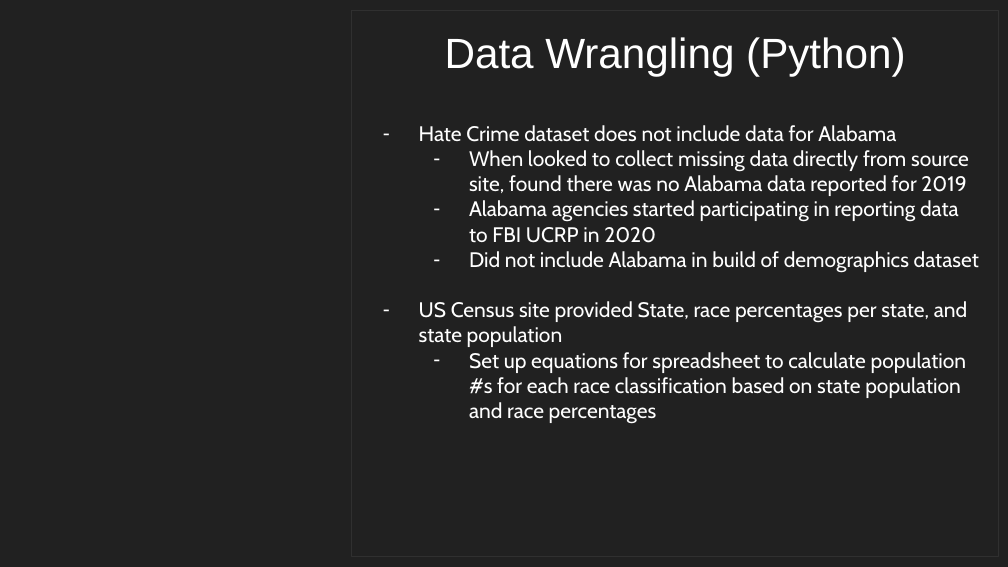
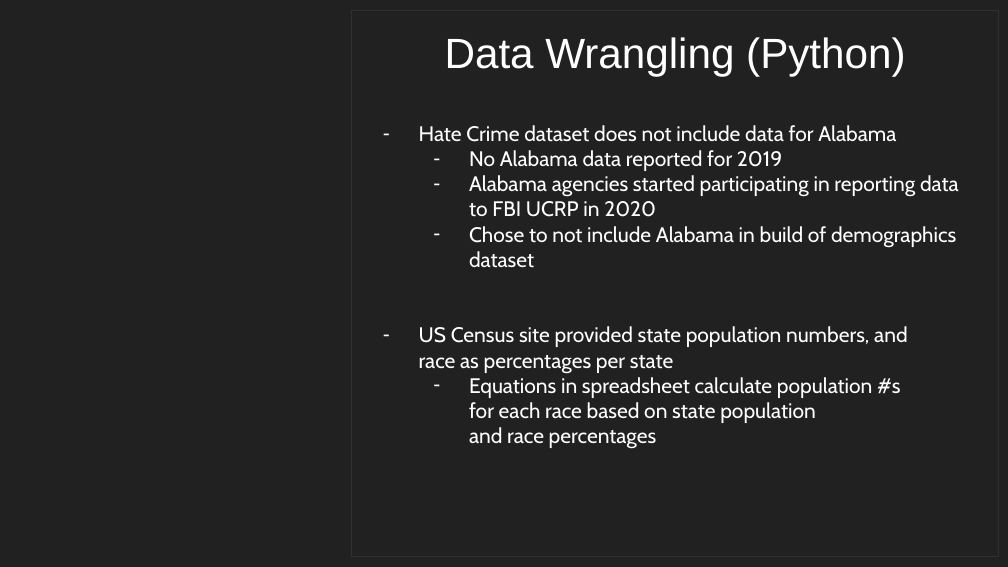
Before and after one commit to atamara/CrimeStatistics, a slide deck: slide 4 of Media Files/FINAL PROJECT - DATA SCIENCE.pptx. Drawn at 1008x567 pixels with LibreOffice and Linux fonts; fonts in the diff are those of the drawing; background and template pictures are left out. Boxes give left, top, right and bottom in pixels: in the first picture for what was removed or moved away, otherwise in the second. Text is boxed around its words. In the diff, an @@ line names an element or a change of style, - is before the commit and + after.

```diff
--- a/Media Files/FINAL PROJECT - DATA SCIENCE.pptx
+++ b/Media Files/FINAL PROJECT - DATA SCIENCE.pptx
@@ text at bbox=[469, 150, 782, 171]: text changed @@
-  – When looked to collect missing data directly from source site, found there was no Alabama data reported for 2019
+  – No Alabama data reported for 2019
@@ text at bbox=[419, 226, 956, 449]: text changed @@
-  – Did not include Alabama in build of demographics dataset
-– US Census site provided State, race percentages per state, and state population
-  – Set up equations for spreadsheet to calculate population #s for each race classification based on state population and race percentages
+  – Chose to not include Alabama in build of demographics dataset
+– US Census site provided state population numbers, and
+race as percentages per state
+  – Equations in spreadsheet calculate population #s
+for each race based on state population
+and race percentages
```
Also in this commit, not shown: 7 other slides changed.
